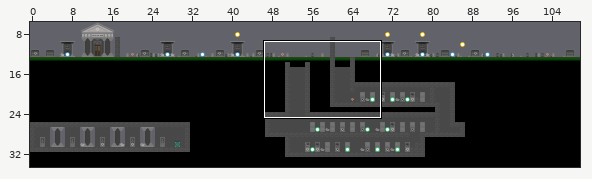
One commit to this Tiled map: assets/tilemaps/TheDeadKingRisingAlpha1-2.tmx. The first picture is a wide view before the edit; the outline marks the close-up.
Close-up. As it was:
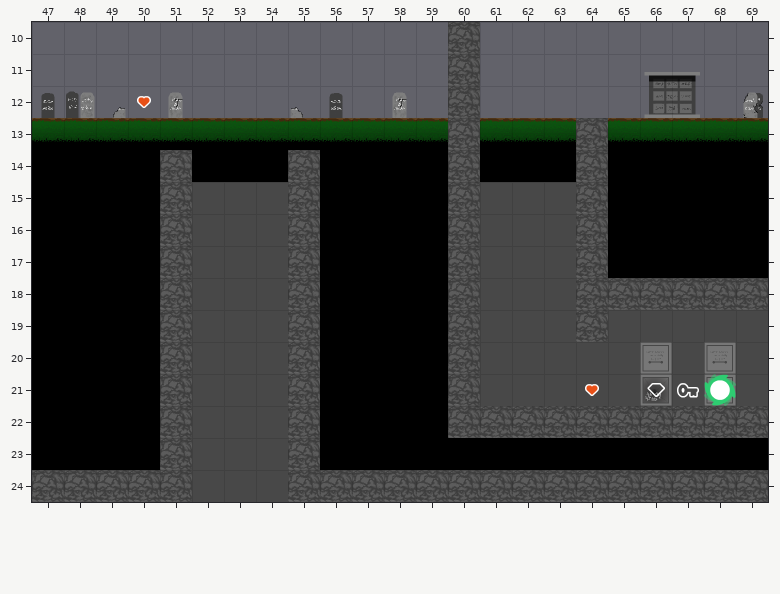
Cells are 64x64 px. Shown: x 47..69, y 10..24.
Once edited:
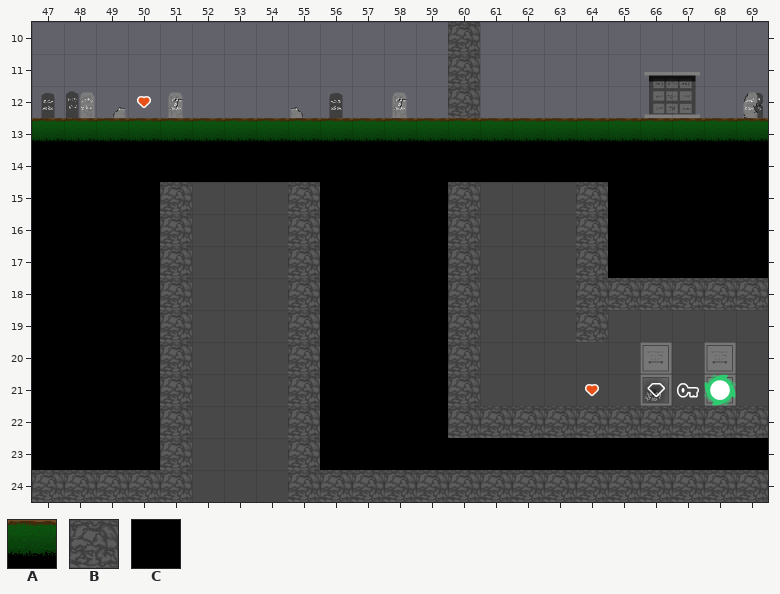
Key: from "tableauTiledTilesetCimetiere2": A 0, B 5, C 6.
_ is an empty cell.
Edits made:
Layer "solides":
The author changed tile B to tile A in row 13 at x 60 and 64.
The author changed tile B to tile C in row 14 at x 51, 55, 60 and 64.
Changed places in both close-ups, as pixel boxes (x1, y1, x2, y2):
changed: (448, 118, 480, 182)
changed: (576, 118, 608, 182)
changed: (160, 150, 192, 182)
changed: (288, 150, 320, 182)
